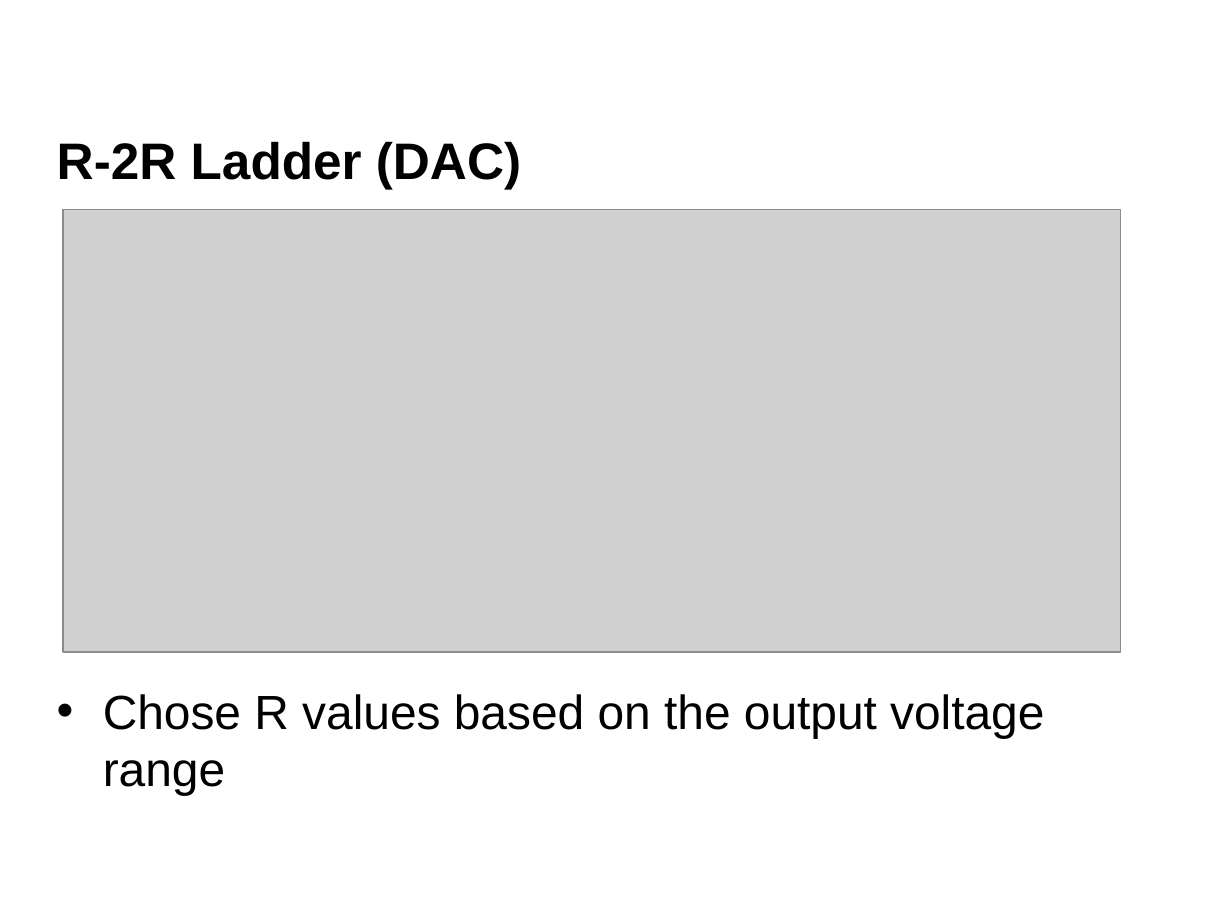
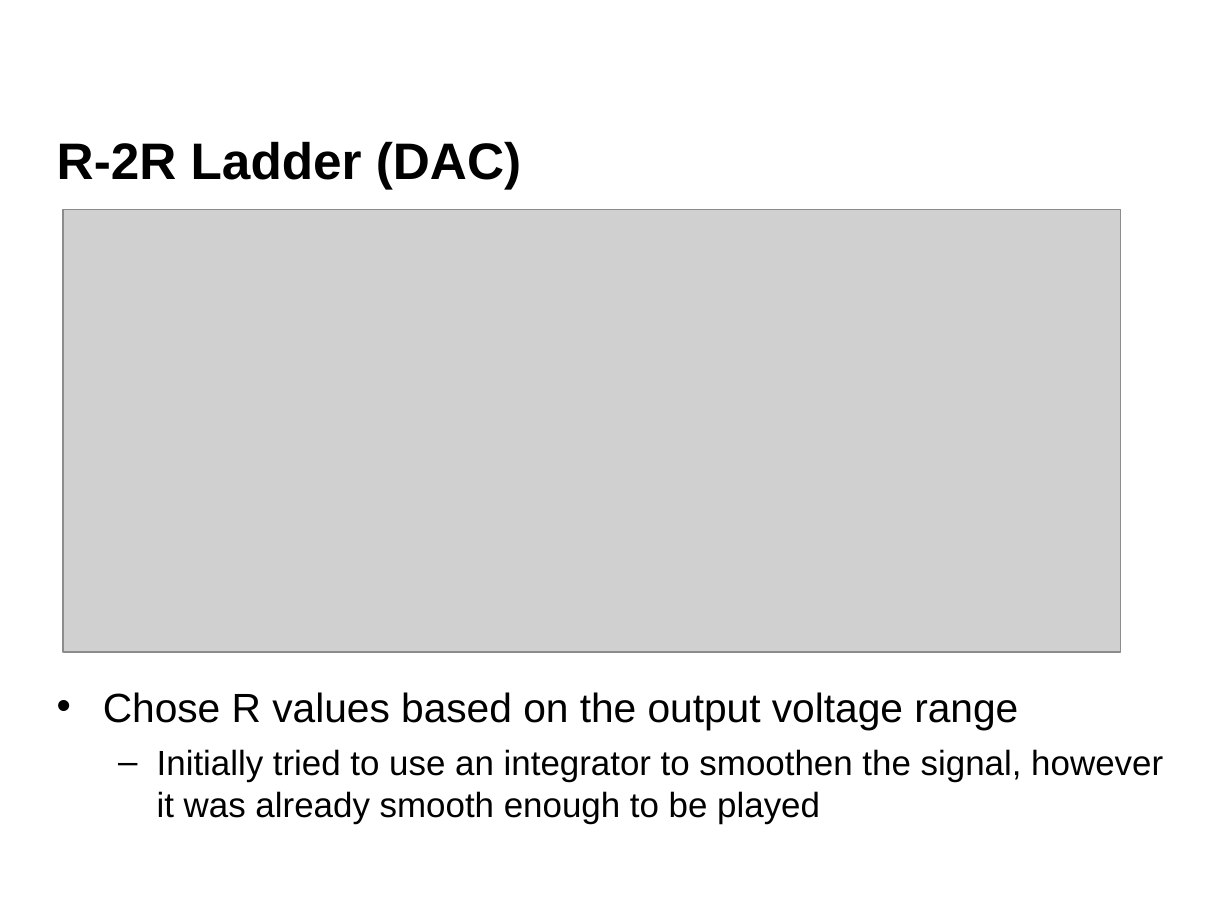
Before and after one commit to danielsaul/audio-descrambler-scenario, a slide deck: slide 11 of powerpoint /presentationfinal.ppt. Drawn at 1232x924 pixels with LibreOffice and Linux fonts; fonts in the diff are those of the drawing; grey boxes stand for pictures; background and template pictures are left out. Boxes give left, top, right and bottom in pixels: in the first picture for what was removed or moved away, otherwise in the second. Text is boxed around its words. In the diff, an @@ line names an element or a change of style, - is before the commit and + after.

Commit message:
final v of ppt added

```diff
--- a/powerpoint /presentationfinal.ppt
+++ b/powerpoint /presentationfinal.ppt
@@ text at bbox=[103, 692, 1018, 729]: size 28 to 23.8 pt in "Chose R values based on the output ..." @@
@@ text at bbox=[157, 749, 1163, 824]: paragraph added @@
+  – Initially tried to use an integrator to smoothen the signal, however it was already smooth enough to be played
```
Also in this commit, not shown: 1 other slide changed, 1 slide added, 1 slide removed.
